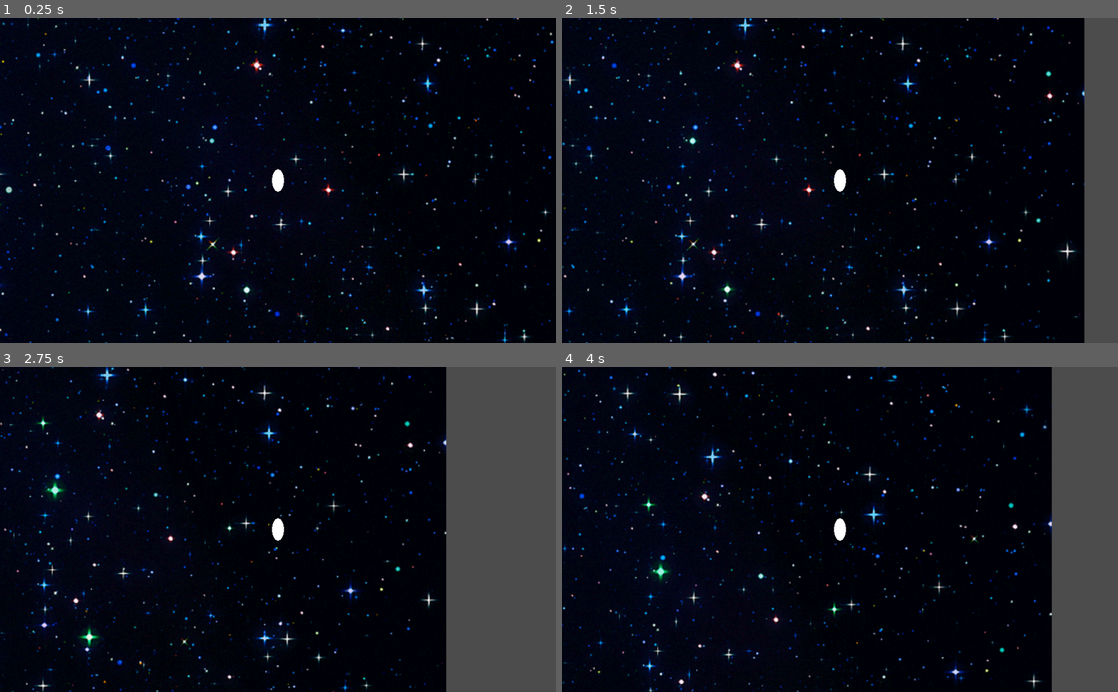
Above: before the commit, frames 1-4 (two rows, left to right).
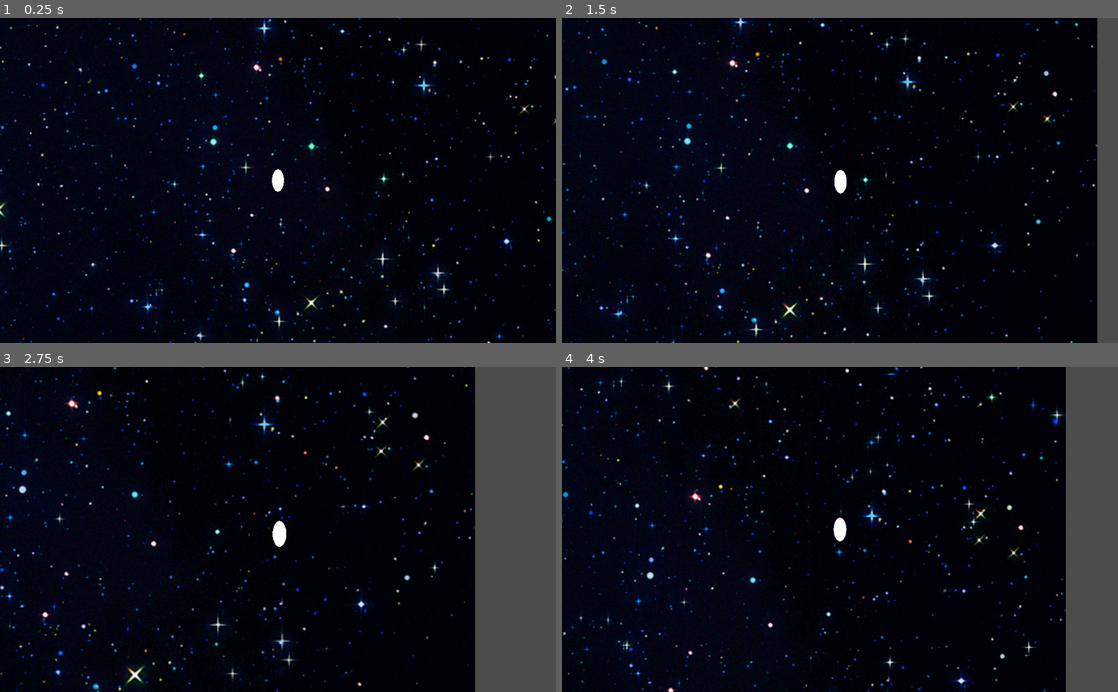
Above: after the commit, the same moments.

Repository: peter201943/gd-time-tree
Game: Godot game, scene res://chrono-tree/chrono-tree.tscn
The game is run twice, just before and just after one commit, with the same random seed, the same clock (stepped at 60 frames per second) and the same inputs. This scene is started directly instead of the project's main scene.
Inputs:
- Up to frame 1 (0.25 s): no input
- Up to frame 2 (1.5 s): hold Right (ui_right) 0.53-1.28 s; hold Page Down (ui_page_down) from 1.28 s (still down)
- Up to frame 3 (2.75 s): release Page Down (ui_page_down) at 2.03 s; hold Right (ui_right) from 2.03 s (still down)
- Up to frame 4 (4 s): release Right (ui_right) at 2.78 s; hold Up (ui_up) 2.78-3.53 s; hold Left (ui_left) from 3.53 s (still down)

The runs differ from the first frame. In frame 1, 5.6% of the frame differs, in the area x 0-100%, y 0-100%; in frame 2, 8.6%; in frame 3, 11%, in the area x 0-86%, y 0-100%; in frame 4, 8.3%.

Commit message:
camera jiggle!

Diff:
--- a/chrono-tree/chrono-tree.tscn
+++ b/chrono-tree/chrono-tree.tscn
@@ -73,7 +73,7 @@
 rotation = 1.5708
 scale = Vector2( 1.71815, 1.71815 )
 frames = SubResource( 1 )
-frame = 20
+frame = 28
 speed_scale = 6.0
 playing = true
 
--- a/chrono-tree/tree-player.gd
+++ b/chrono-tree/tree-player.gd
@@ -5,6 +5,10 @@
 
 """
 FIXME (docs missing)
+
+- title:  How to Make Juicy Camera Shake in Godot with OpenSimplexNoise
+  url:    https://www.youtube.com/watch?v=i2A5diEmX6w
+  code:   https://github.com/bramreth/godot_tutorial_content/blob/master/juicy_cam/juicy_camera.gd
 """
 
 
@@ -36,6 +40,28 @@
 var focus = true
 
 
+"""
+FIXME (docs missing)
+"""
+export(float, 0.000, 0.099) var zoom_in = 0.004
+export(float, 0.000, 0.099) var zoom_out = 0.001
+var zoom: Vector2 = Vector2(0,0)
+
+
+"""
+FIXME (docs missing)
+"""
+export (OpenSimplexNoise) var noise
+export(float, 0, 1) var trauma = 0.0
+export var max_x = 150
+export var max_y = 150
+export var max_r = 25
+export var time_scale = 150
+export(float, 0, 1) var decay = 0.6
+var time = 0
+
+
+
 
 
 func _ready():
@@ -43,6 +69,13 @@
 	FIXME (docs missing)
 	"""
 	camera.make_current()
+	zoom = camera.zoom
+
+
+
+
+func add_trauma(trauma_in):
+	trauma = clamp(trauma + trauma_in, 0, 1)
 
 
 
@@ -69,4 +102,14 @@
 	position.y = clamp(position.y, 0, map_size.y)
 
 	if Input.is_action_pressed("ui_page_down"):
-		print("ZOOM")
+		camera.zoom -= Vector2(zoom_in, zoom_in)
+		add_trauma(0.03)
+	elif camera.zoom != zoom:
+		camera.zoom += Vector2(zoom_out, zoom_out)
+
+	time += delta
+	var shake = pow(trauma, 2)
+	camera.offset.x = noise.get_noise_3d(time * time_scale, 0, 0) * max_x * shake
+	camera.offset.y = noise.get_noise_3d(0, time * time_scale, 0) * max_y * shake
+	camera.rotation_degrees = noise.get_noise_3d(0, 0, time * time_scale) * max_r * shake
+	if trauma > 0: trauma = clamp(trauma - (delta * decay), 0, 1)
--- a/chrono-tree/tree-player.tscn
+++ b/chrono-tree/tree-player.tscn
@@ -1,6 +1,8 @@
-[gd_scene load_steps=5 format=2]
+[gd_scene load_steps=6 format=2]
 
 [ext_resource path="res://chrono-tree/tree-player.gd" type="Script" id=1]
+
+[sub_resource type="OpenSimplexNoise" id=4]
 
 [sub_resource type="CapsuleShape2D" id=1]
 
@@ -13,6 +15,7 @@
 [node name="player" type="KinematicBody2D"]
 script = ExtResource( 1 )
 speed = 200
+noise = SubResource( 4 )
 
 [node name="camera" type="Camera2D" parent="."]
 
Not shown, changed: credits.yml
Not shown, changed: todo.yml
